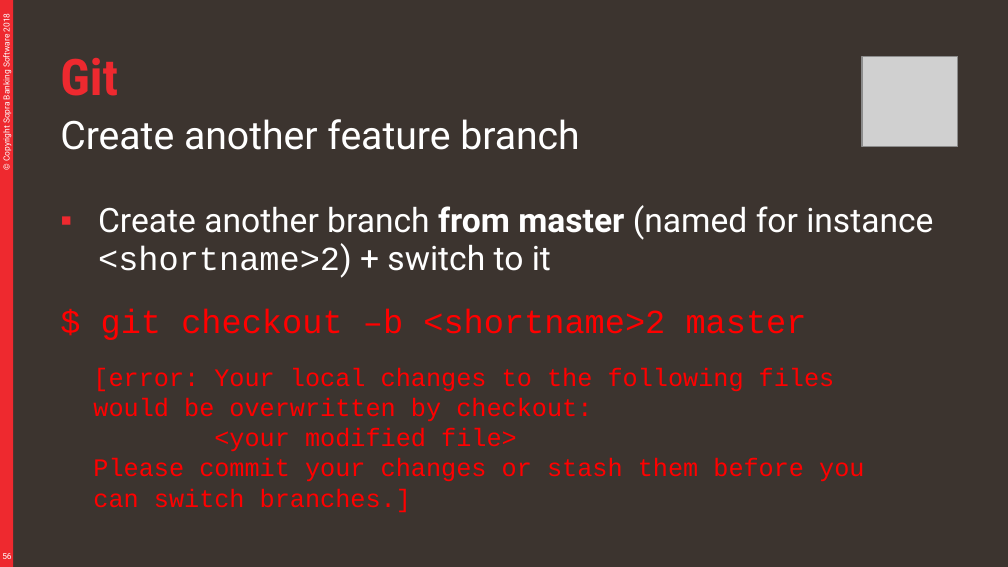
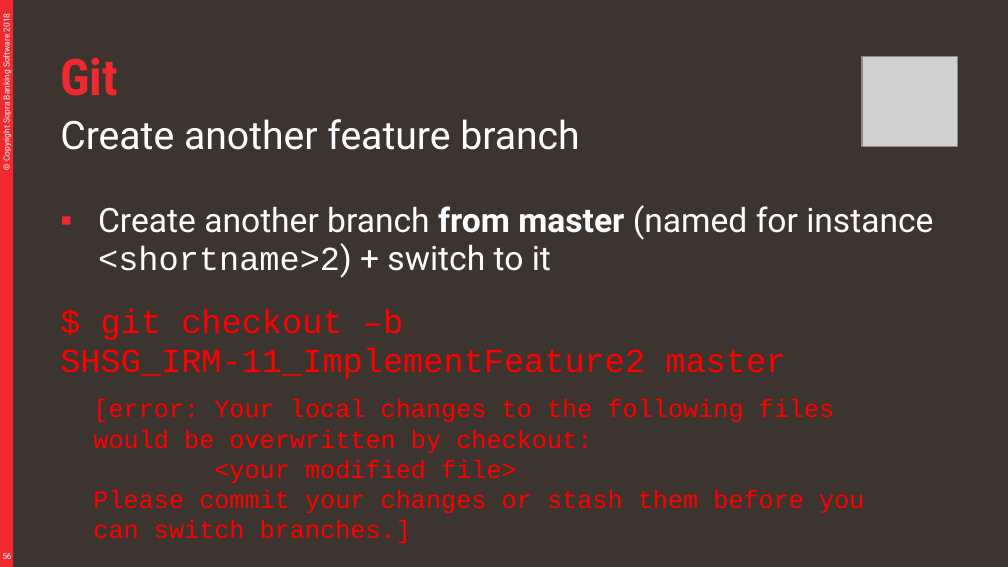
Before and after one commit to divesh979/murari, a slide deck: slide 56 of material/Git.pptx. Drawn at 1008x567 pixels with LibreOffice and Linux fonts; fonts in the diff are those of the drawing; grey boxes stand for pictures. Boxes give left, top, right and bottom in pixels: in the first picture for what was removed or moved away, otherwise in the second. Text is boxed around its words. In the diff, an @@ line names an element or a change of style, - is before the commit and + after.

Commit message:
Update the training material for SHSG

```diff
--- a/material/Git.pptx
+++ b/material/Git.pptx
@@ text at [60,309,786,379]: text changed @@
-$ git checkout –b <shortname>2 master
+$ git checkout –b SHSG_IRM-11_ImplementFeature2 master
@@ text "[error: Your local changes to ...": place and size @@
-text "[error: Your local changes to ..." at [93,367,864,513]
+text "[error: Your local changes to ..." at [93,399,864,544]
```
Also in this commit, not shown: 22 other slides changed, 1 slide added, 3 slides removed, 2 other files.
